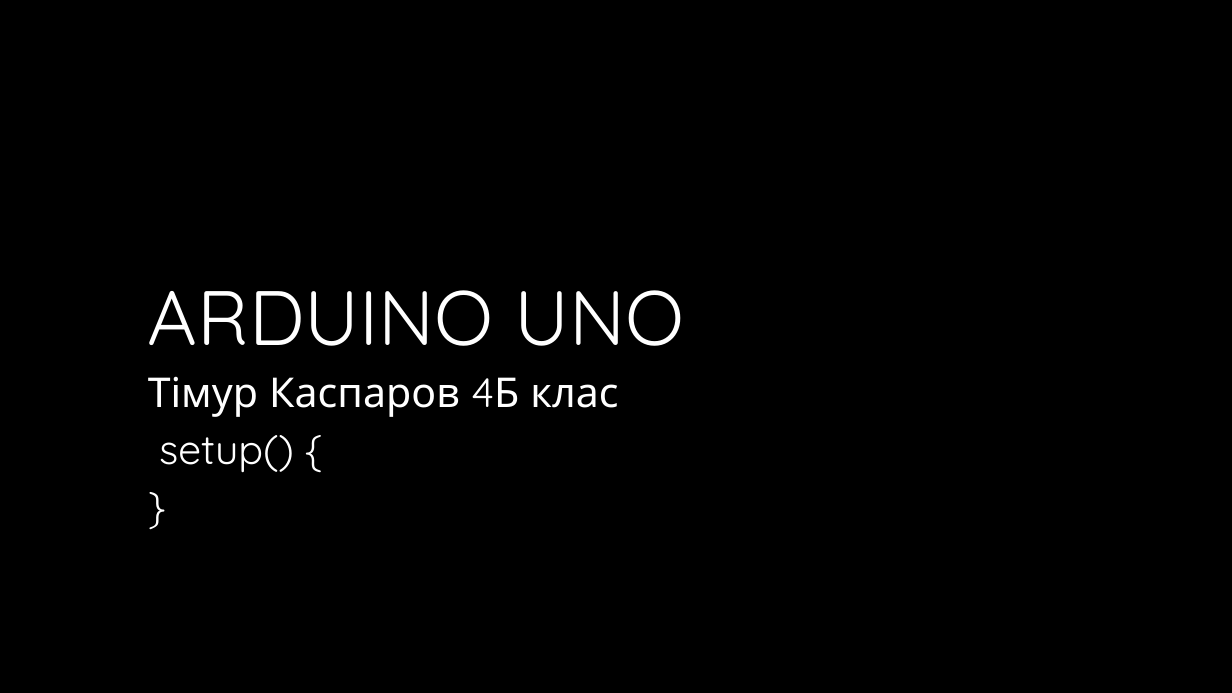
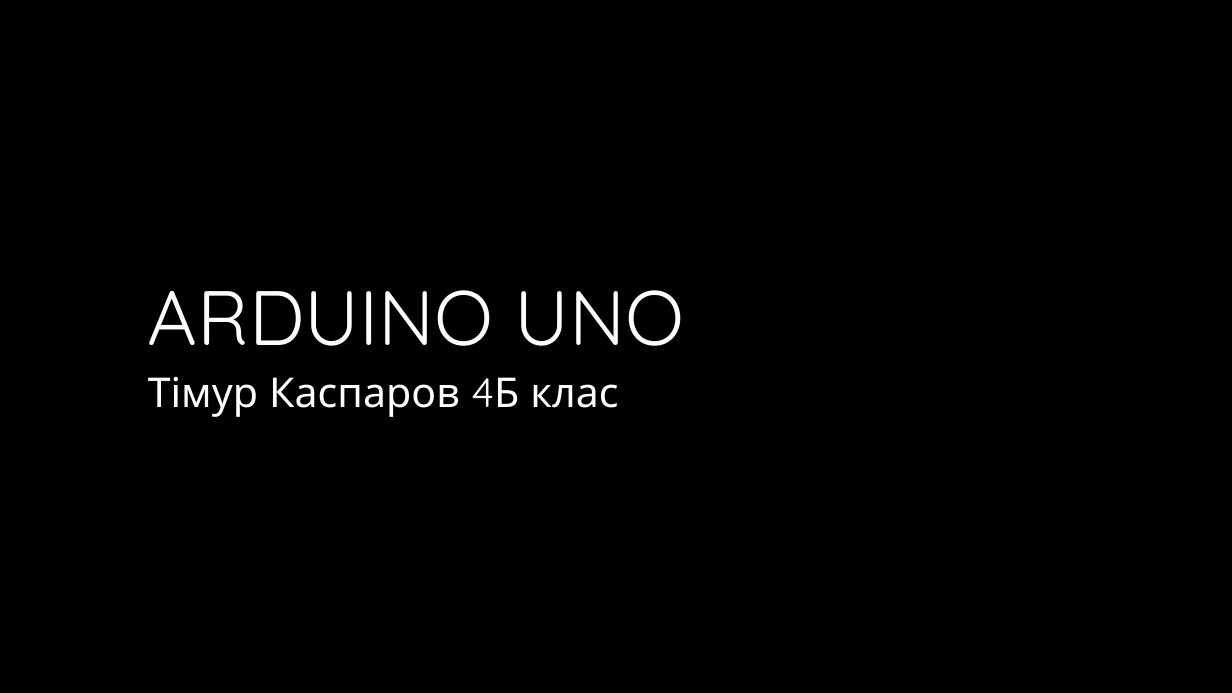
Before and after one commit to Balitsky/think_global, a slide deck: slide 1 of 4-6B/kasparov/ардуино.pptx. Drawn at 1232x693 pixels with LibreOffice and Linux fonts; fonts in the diff are those of the drawing; background and template pictures are left out. Boxes give left, top, right and bottom in pixels: in the first picture for what was removed or moved away, otherwise in the second. Text is boxed around its words. In the diff, an @@ line names an element or a change of style, - is before the commit and + after.

```diff
--- a/4-6B/kasparov/ардуино.pptx
+++ b/4-6B/kasparov/ардуино.pptx
@@ subtitle at box(159, 435, 294, 472): paragraphs removed @@
-setup() {
-}
```
Also in this commit, not shown: 1 other slide changed, 5 slides added, 2 slides removed, 15 other files.
